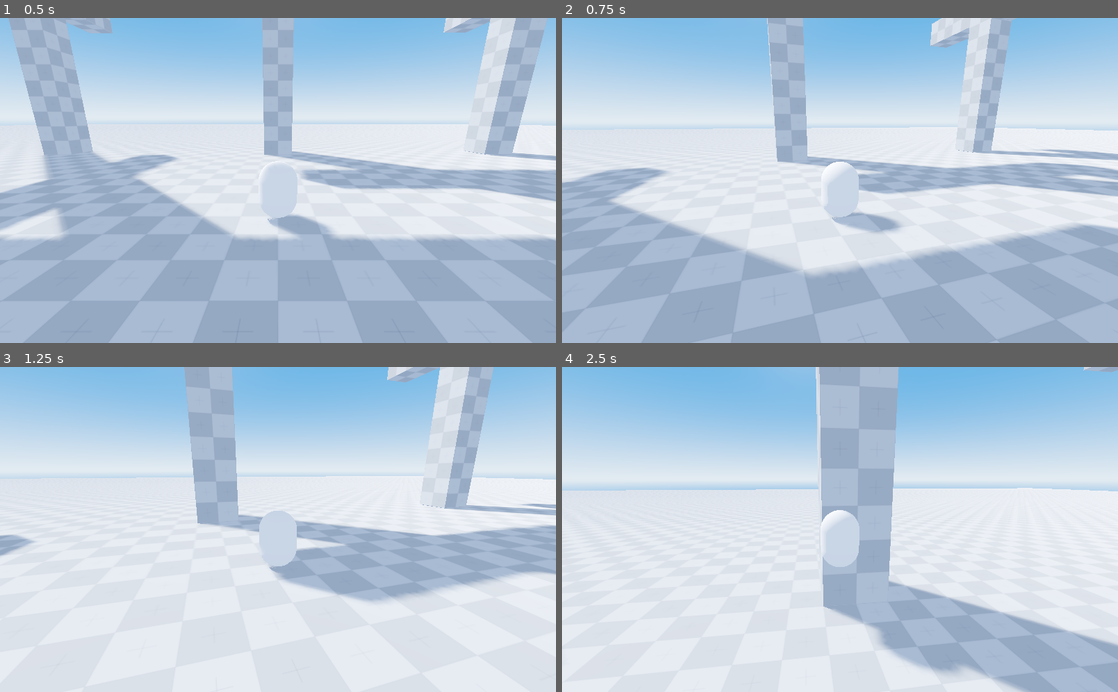
Above: before the commit, frames 1-4 (two rows, left to right).
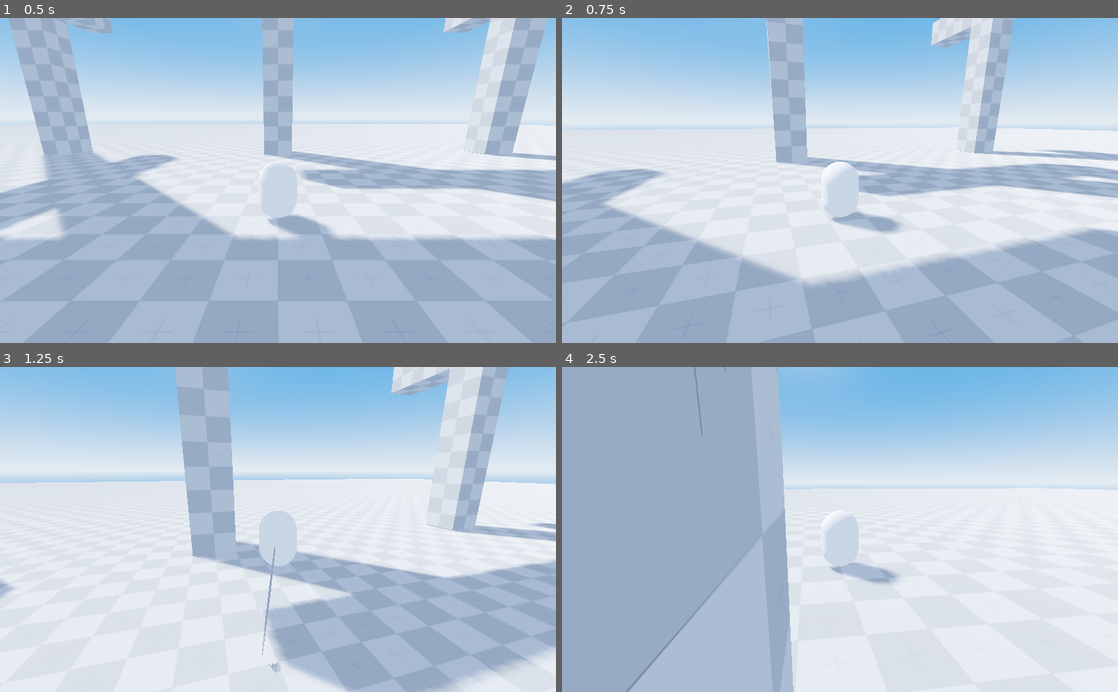
Above: after the commit, the same moments.

Repository: nickyvanurk/game-prototypes
Game: Godot game, scene res://world/world.tscn
The game is run twice, just before and just after one commit, with the same random seed, the same clock (stepped at 60 frames per second) and the same inputs.
Inputs (mouse positions are in pixels of both pictures, inside the frame that each line leads up to):
- Up to frame 1 (0.5 s): no input
- Up to frame 2 (0.75 s): tap Enter at 0.5 s; move the mouse to (867, 180) at 0.52 s; hold W (move_forward) from 0.53 s (still down); hold Right mouse button (grapple) from 0.53 s (still down)
- Up to frame 3 (1.25 s): keep holding W (move_forward); keep holding Right mouse button (grapple); tap Space (jump) at 0.77 s
- Up to frame 4 (2.5 s): keep holding W (move_forward); move the mouse to (812, 529) at 1.27 s; release Right mouse button (grapple) at 1.28 s; right-click (812, 529) at 1.35 s; tap Space (jump) at 1.52 s; move the mouse to (851, 523) at 2.02 s; hold F (reel_out) from 2.03 s (still down); right-click (851, 523) at 2.3 s

Frame 1 is identical in both runs. In frame 2, 4.1% of the frame differs, in the area x 0-100%, y 0-100%; in frame 3, 27%; in frame 4, 57%.

Commit message:
Render grappling rope and fine tune mechanic

Diff:
--- a/grappling-hook/grappling-hook/grappling_hook.gd
+++ b/grappling-hook/grappling-hook/grappling_hook.gd
@@ -3,7 +3,7 @@
 export var max_rope_length = 50
 export var rest_length = 1
 export var rope_stiffness = 10
-export var max_grapple_speed = 15
+export var max_grapple_speed = 30
 
 enum State { Released, Attached, ReelingIn, ReelingOut }
 
@@ -11,6 +11,8 @@
 var grapple_position = Vector3.ZERO
 
 onready var parent = get_parent()
+onready var line_geometry = get_node("LineGeometry")
+onready var rope = $Rope
 
 func _ready():
 	if !("velocity" in parent):
@@ -27,6 +29,8 @@
 		print("Reeling out...")
 
 func _physics_process(delta):
+	rope.visible = false
+
 	if is_attached():
 		var parent_hook_delta = (grapple_position - parent.translation)
 		var length = parent_hook_delta.length()
@@ -38,6 +42,10 @@
 		var acceleration = min(abs(rope_stiffness * (length - rest_length)), max_grapple_speed)
 		parent.velocity += parent_hook_delta.normalized() * (acceleration * delta)
 
+		rope.scale = Vector3(0.02, 0.02, length / 2)
+		rope.look_at_from_position((grapple_position + global_transform.origin) / 2, grapple_position, Vector3.UP)
+		rope.visible = true
+
 func grapple(target):
 	state = State.Attached
 	grapple_position = target
--- a/grappling-hook/grappling-hook/grappling_hook.tscn
+++ b/grappling-hook/grappling-hook/grappling_hook.tscn
@@ -1,6 +1,24 @@
-[gd_scene load_steps=2 format=2]
+[gd_scene load_steps=6 format=2]
 
 [ext_resource path="res://grappling-hook/grappling_hook.gd" type="Script" id=1]
 
+[sub_resource type="Shader" id=1]
+
+[sub_resource type="ShaderMaterial" id=2]
+shader = SubResource( 1 )
+
+[sub_resource type="CylinderMesh" id=3]
+
+[sub_resource type="SpatialMaterial" id=4]
+albedo_color = Color( 0.72549, 0.72549, 0.72549, 1 )
+
 [node name="GrapplingHook" type="Spatial"]
 script = ExtResource( 1 )
+
+[node name="LineGeometry" type="ImmediateGeometry" parent="."]
+material_override = SubResource( 2 )
+
+[node name="Rope" type="MeshInstance" parent="."]
+transform = Transform( 0.01, 0, 0, 0, 0.01, 0, 0, 0, 0.01, 0, 0, 0 )
+mesh = SubResource( 3 )
+material/0 = SubResource( 4 )
--- a/grappling-hook/player/player.gd
+++ b/grappling-hook/player/player.gd
@@ -36,8 +36,7 @@
 	if Input.is_action_just_pressed("jump") and is_on_floor():
 		velocity.y = jump_impulse
 
-	if !grappling_hook.is_attached():
-		velocity.y = clamp(velocity.y - (gravity * delta), -terminal_velocity, terminal_velocity)
+	velocity.y = clamp(velocity.y - (gravity * delta), -terminal_velocity, terminal_velocity)
 
 	velocity = move_and_slide(velocity, Vector3.UP, true)
 
--- a/grappling-hook/player/player.tscn
+++ b/grappling-hook/player/player.tscn
@@ -41,3 +41,4 @@
 script = ExtResource( 2 )
 
 [node name="GrapplingHook" parent="." instance=ExtResource( 4 )]
+transform = Transform( 1, 0, 0, 0, 1, 0, 0, 0, 1, 0, 1.2, 0 )
